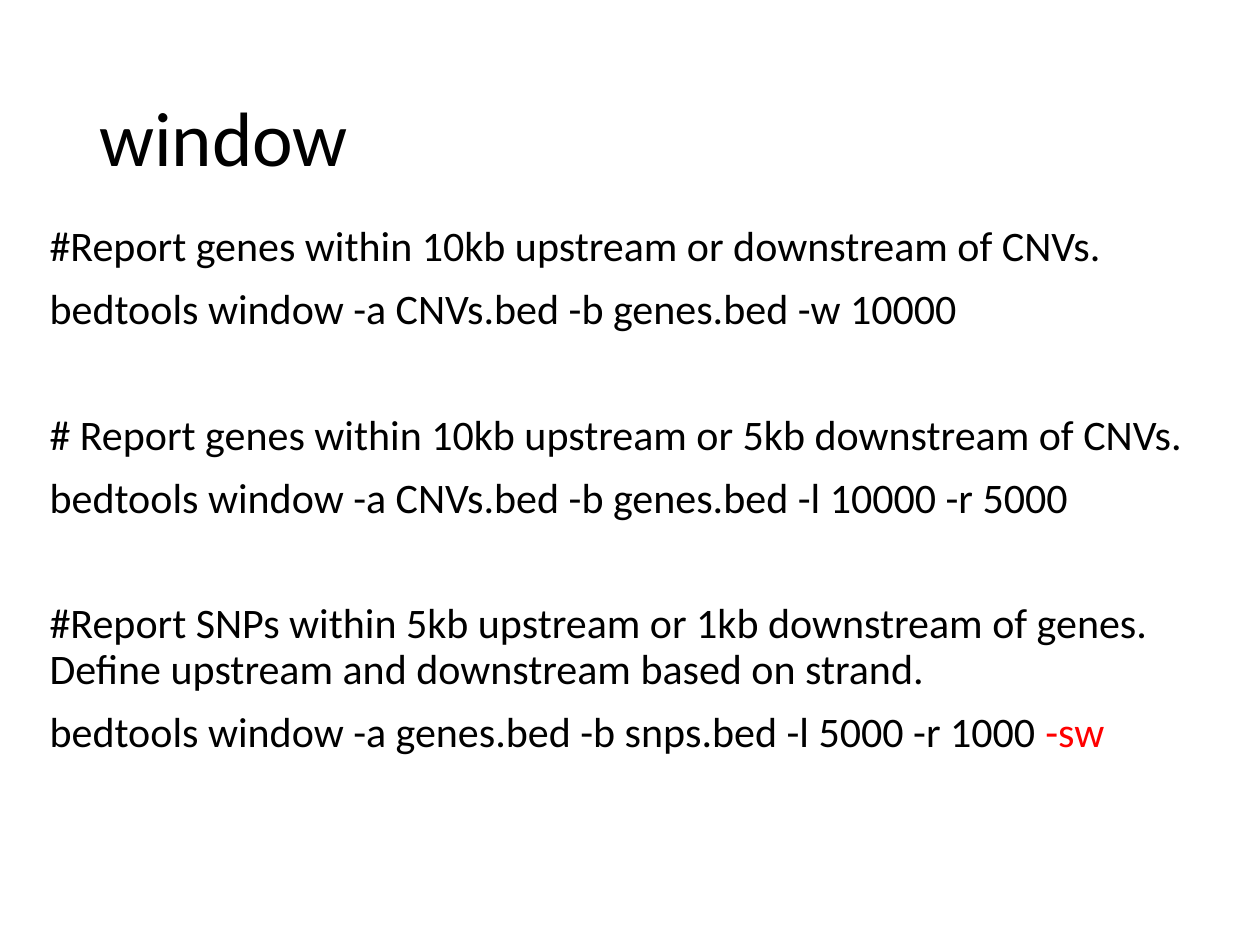
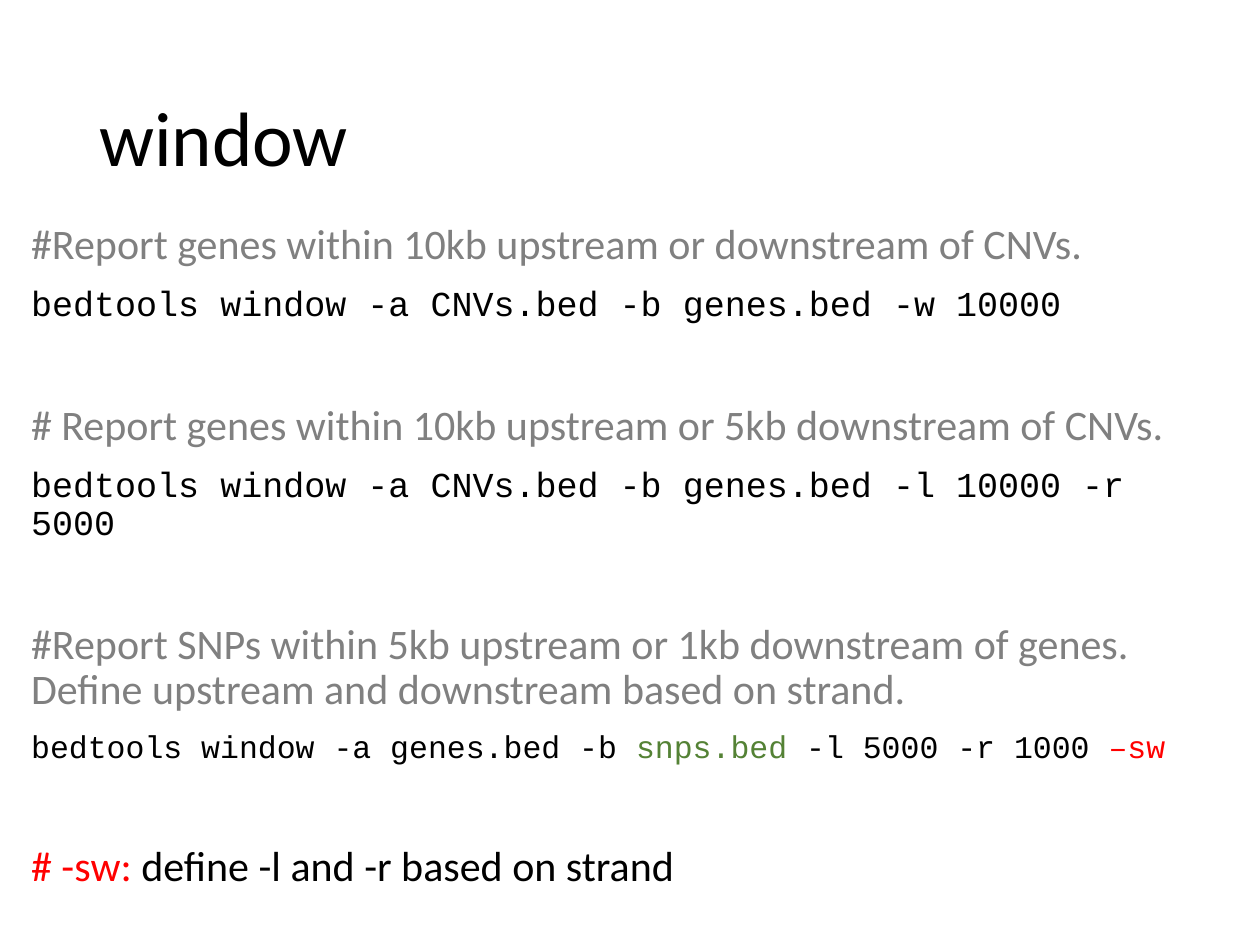
Before and after one commit to liu3zhenlab/teaching, a slide deck: slide 21 of PLPTH813Bioinformatis/2023/lectures/lecture13_BEDtools.pptx (slide 20 before the commit). Drawn at 1260x945 pixels with LibreOffice and Linux fonts; fonts in the diff are those of the drawing. Boxes give left, top, right and bottom in pixels: in the first picture for what was removed or moved away, otherwise in the second. Text is boxed around its words. In the diff, an @@ line names an element or a change of style, - is before the commit and + after.

Commit message:
BEDtools

```diff
--- a/PLPTH813Bioinformatis/2023/lectures/lecture13_BEDtools.pptx
+++ b/PLPTH813Bioinformatis/2023/lectures/lecture13_BEDtools.pptx
@@ text "#Report genes within 10kb upstream ...": place and size @@
-text "#Report genes within 10kb upstream ..." at <box>50,231,1181,755</box>
+text "#Report genes within 10kb upstream ..." at <box>31,230,1166,882</box>
@@ text at <box>31,230,1163,711</box>: text colour #000000 to #808080 in "#Report genes within 10kb upstream or downstream ...", "# Report genes within 10kb upstream or ...", "#Report SNPs within 5kb upstream or 1kb ..."; size 24 to 20 pt, font Calibri to Courier New in "bedtools window -a CNVs.bed -b genes.bed -w ...", "bedtools window -a CNVs.bed -b genes.bed -l ..." @@
@@ text at <box>31,735,1166,882</box>: text changed; size 24 to 18 pt; font Calibri to Courier New @@
-bedtools window -a genes.bed -b snps.bed -l 5000 -r 1000 -sw
+bedtools window -a genes.bed -b snps.bed -l 5000 -r 1000 –sw
+# -sw: define -l and -r based on strand
```
Also in this commit, not shown: 11 other slides changed, 4 slides added, 1 slide removed, 2 other files.
